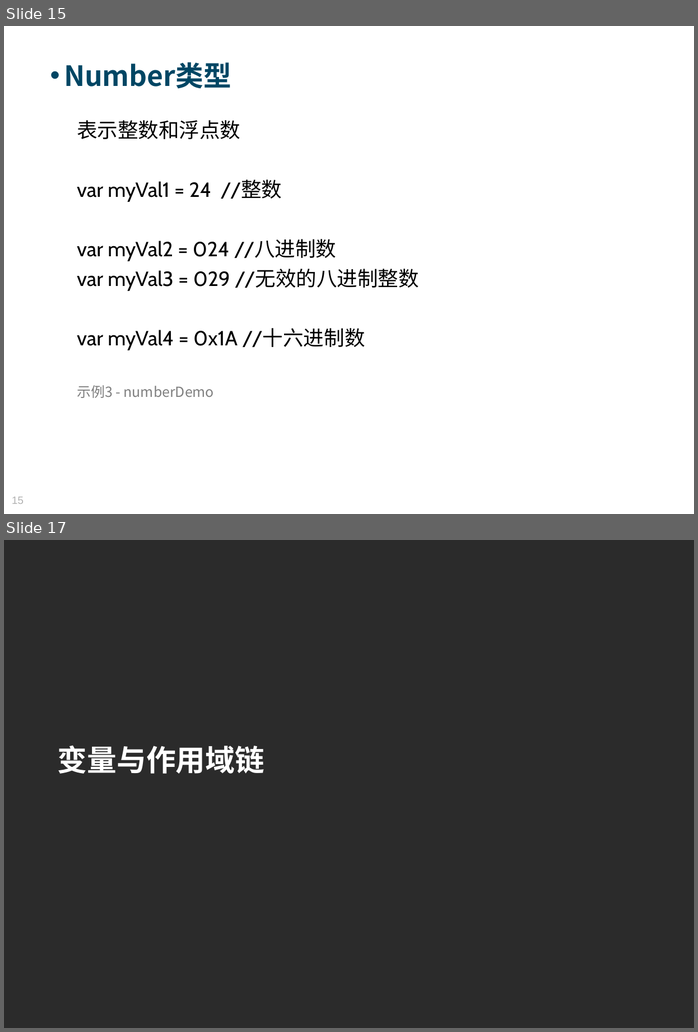
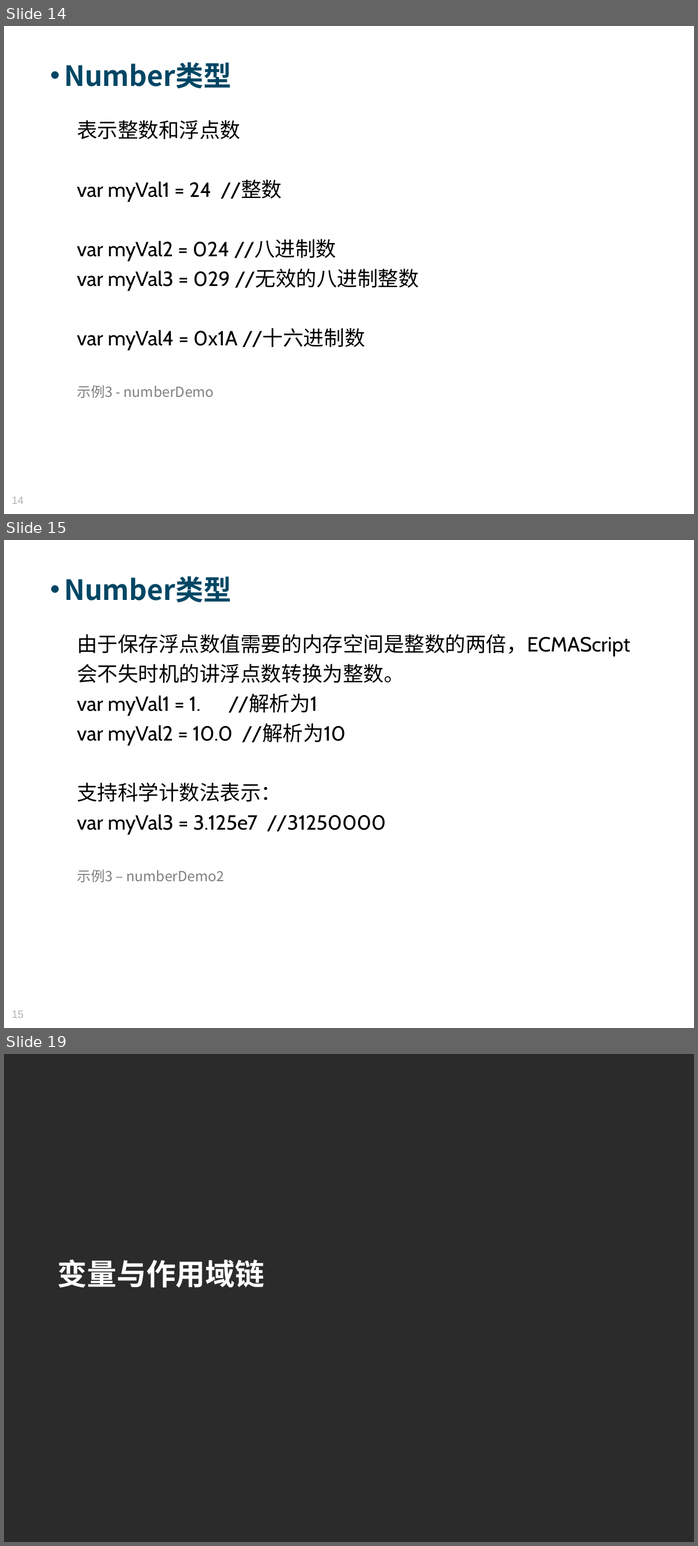
Before and after one commit to Moses824/Train-Javascript-Basic, a slide deck: Train_Javascript_Basic.ppt. Shown one above the other, each under a label of ours: slides 15 and 17 before the commit, slides 14, 15 and 19 after it; the slides between them are not shown. The pictures are 698x1032 and 698x1546 pixels, drawn with LibreOffice and Linux fonts; fonts in the diff are those of the drawing; background and template pictures are left out; a plain dark background stands for a picture behind light text. Boxes give left, top, right and bottom in pixels: in the first picture for what was removed or moved away, otherwise in the second. Text is boxed around its words. In the diff, an @@ line names an element or a change of style, - is before the commit and + after.

```diff
--- a/Train_Javascript_Basic.ppt
+++ b/Train_Javascript_Basic.ppt
@@ slide 15 added at [4,540,694,1028], background picture (left out) @@
@@ text added at [64,576,231,603], 34 pt, text #004664, bold @@
+• Number类型
@@ text added at [77,634,630,882], 25 pt, text #000000 @@
+由于保存浮点数值需要的内存空间是整数的两倍，ECMAScript
+会不失时机的讲浮点数转换为整数。
+var myVal1 = 1. //解析为1
+var myVal2 = 10.0 //解析为10
+支持科学计数法表示：
+var myVal3 = 3.125e7 //31250000
+示例3 – numberDemo2
@@ page number added at [12,1010,24,1018], 13 pt, text #B2B2B2 @@
+15
@@ what was slide 15 is now slide 14 @@
@@ page number at [12,496,24,504]: text changed @@
-15
+14
@@ what was slide 17 is now slide 19 @@
```
Also in this commit, not shown: 2 slides changed, 4 other slides added, 2 slides removed, 1 other file.
